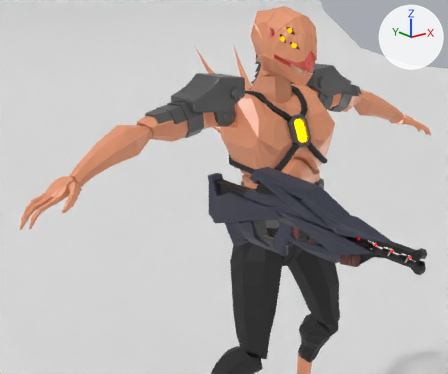
One commit to the Blender file Characters/AkktaneAnimFile.blend: the scene before it, then after it.
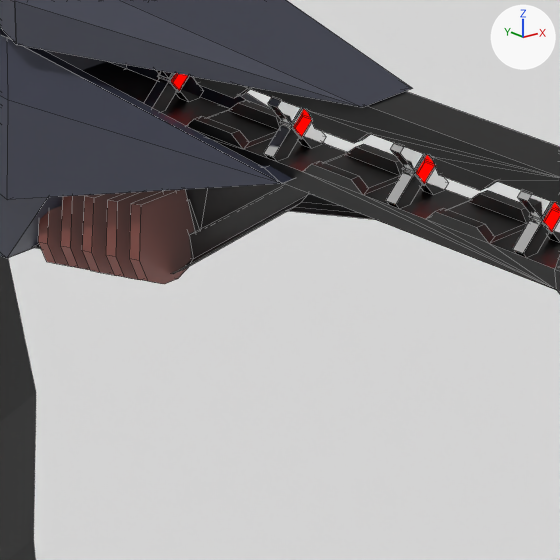
Each version appears first whole from a 50 mm lens placed at (-1.646, -1.758, 1.989), pointed at (-0.685, -0.556, 1.509), and next in a close-up on the part from 75% to 92% of the width and 61% to 82% of the height. Every picture has the same lights, and +X, +Y and +Z are marked at upper right. The close-ups show mesh edges as thin lines.
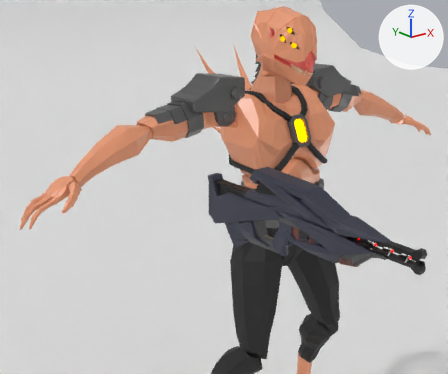
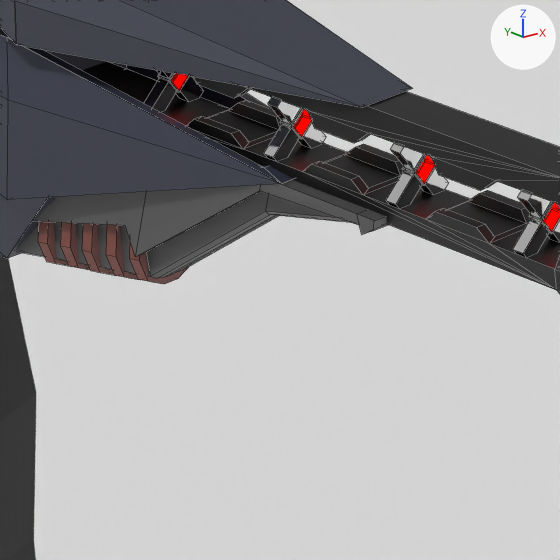
Where the change shows, as pixel boxes [x1, y1, x2, y2] in the close-ups (560 x 560 px):
part 1 of me_cube_000, added: after [15, 180, 388, 278]

What changed in the scene script:
```text
Change me_cube_000:
    used by ob_cube_040; location = (-0.4331, -0.6669, 1.3543); rotation_euler = (0.0, -0.000626, 1.571), in degrees (0, 0, 90); scale = (0.0191, 0.0191, 0.0191)
    remove me_cube_000.from_pydata(...)  # 1652 vertices, 1032 faces; spans x -17.3..25.2, y -2.3..2.3, z -6.2..6.9
    add me_cube_000.from_pydata(...)  # 1681 vertices, 1061 faces; spans x -17.3..25.2, y -2.3..2.3, z -6.2..6.9
    me_cube_000 part 1
    18 vertices are added at x -12.1..-3.8, y 0.3..1.0, z -3.3..0.2
    6 new vertices lie (0.0, 1.0, 0.0) away from vertices in x -12.4..-4.4, y 0.0, z -0.3..0.4
    5 new vertices lie (0.0, 0.4, 0.0) away from vertices in x -12.0..-4.0, y 0.6, z -2.4..0.2
    29 new faces join them, mat_material_011
```
